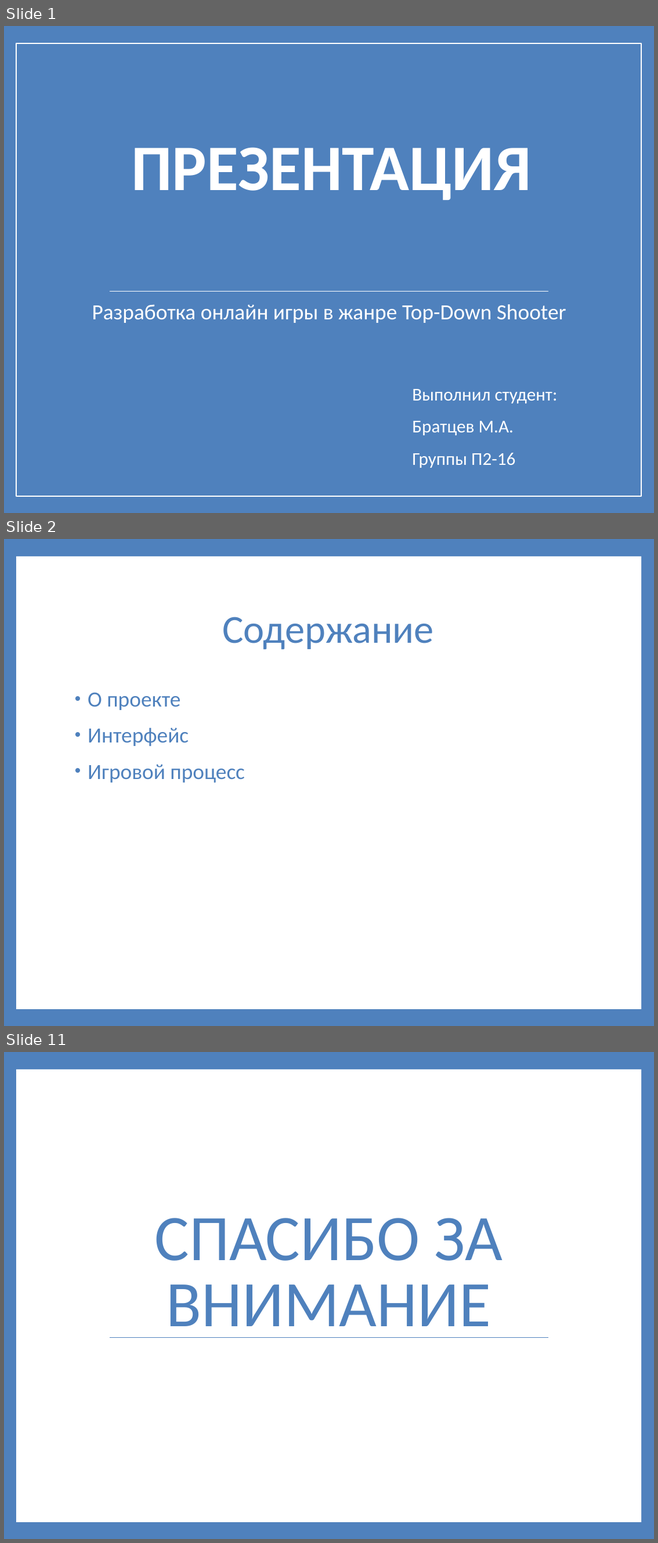
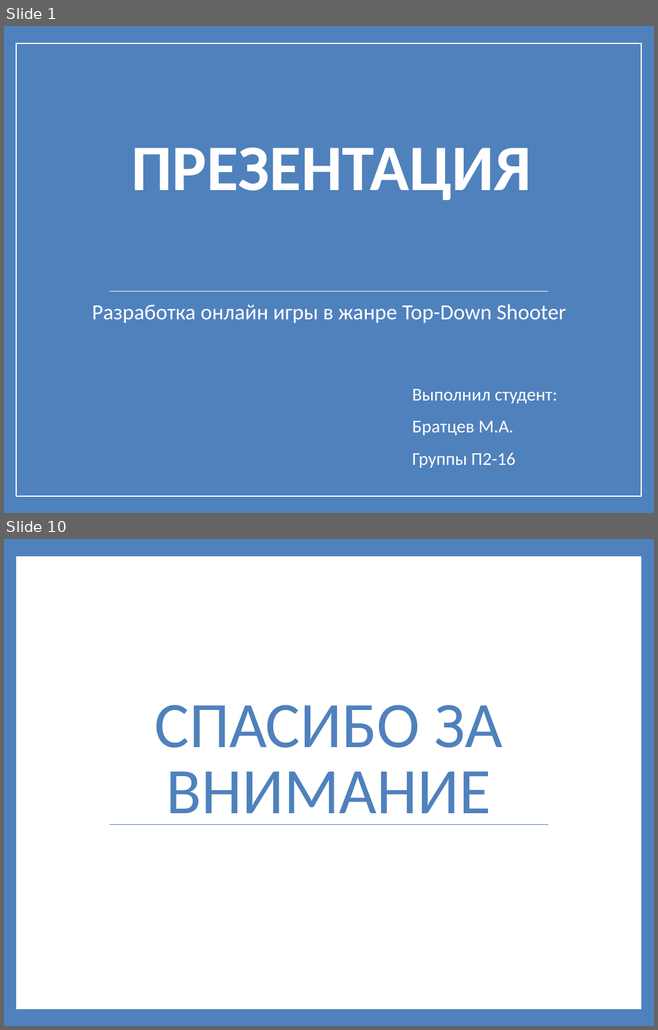
Before and after one commit to prog-kkkmt/pdp-p2-16, a slide deck: Презентация Братцев.pptx. Shown one above the other, each under a label of ours: slides 1, 2 and 11 before the commit, slides 1 and 10 after it; the slides between them are not shown. The pictures are 658x1543 and 658x1030 pixels, drawn with LibreOffice and Linux fonts; fonts in the diff are those of the drawing. Boxes give left, top, right and bottom in pixels: in the first picture for what was removed or moved away, otherwise in the second. Text is boxed around its words. In the diff, an @@ line names an element or a change of style, - is before the commit and + after.

```diff
--- a/Презентация Братцев.pptx
+++ b/Презентация Братцев.pptx
@@ slide 2 removed at (x1=4, y1=539, x2=654, y2=1026), background #4F81BD; not listed: 1 template element that a slide beside it also shows @@
@@ title removed at (x1=222, y1=617, x2=433, y2=650) @@
-Содержание
@@ text removed at (x1=88, y1=693, x2=244, y2=783) @@
-• О проекте
-• Интерфейс
-• Игровой процесс
@@ what was slide 11 is now slide 10 @@
```
Also in this commit, not shown: 8 slides added, 8 other slides removed.
